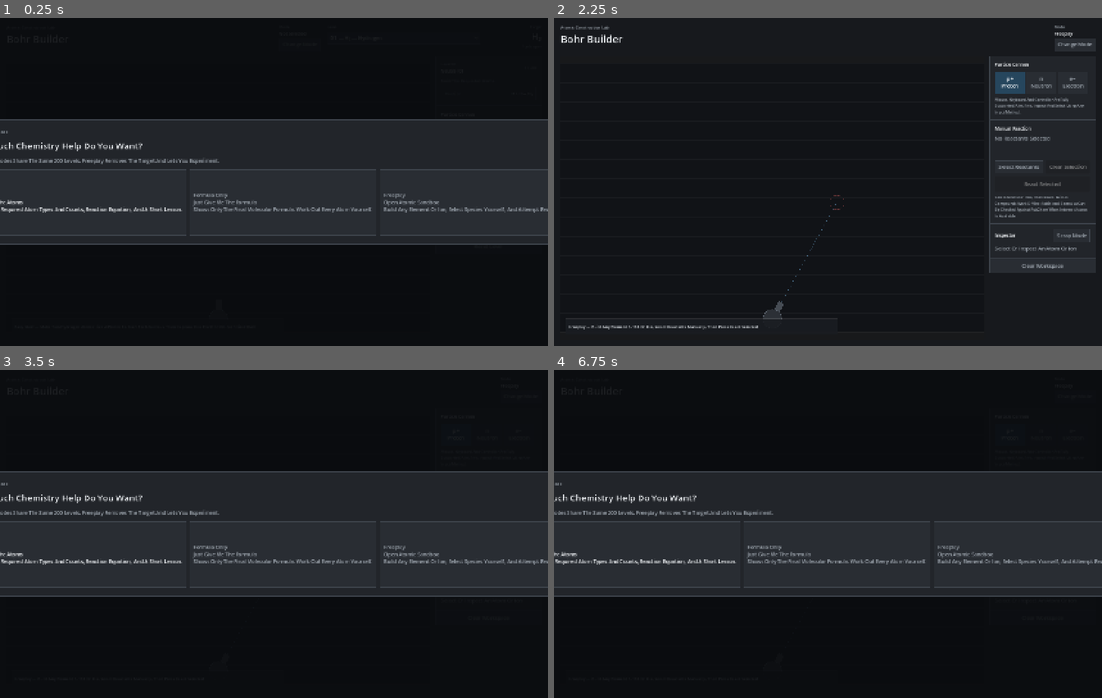
Above: before the commit, frames 1-4 (two rows, left to right).
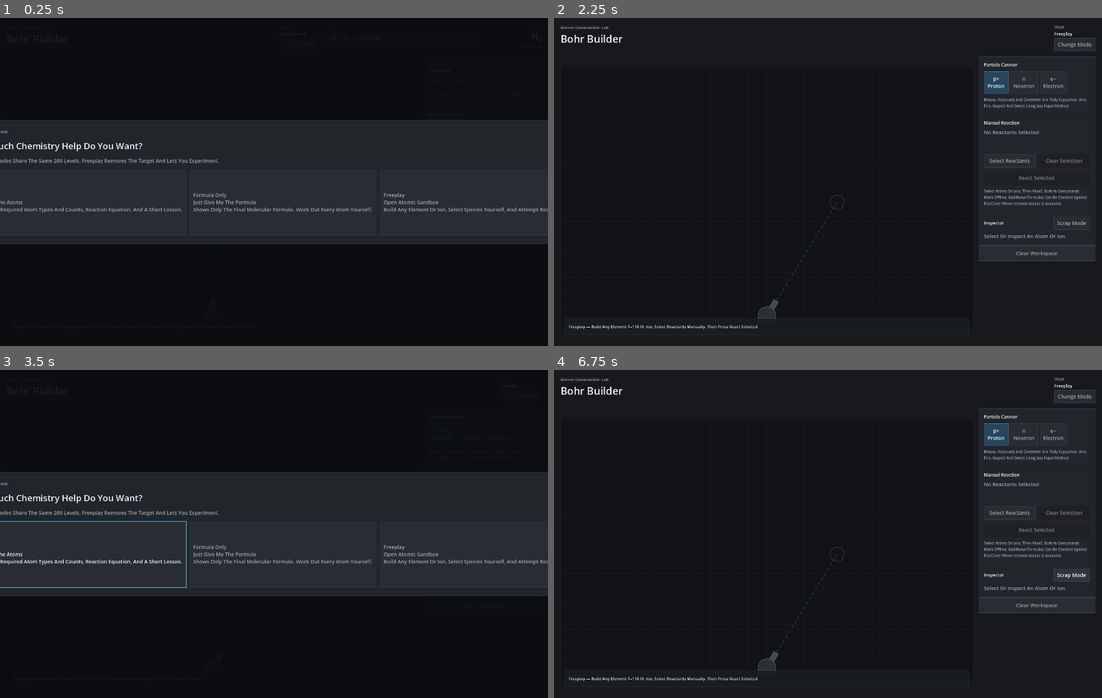
Above: after the commit, the same moments.

Repository: CambellJSmith/Bohr-Builder
Game: Godot game, scene res://godot/bohr_builder_native.tscn
The game is run twice, just before and just after one commit, with the same random seed, the same clock (stepped at 60 frames per second) and the same inputs.
Inputs:
- Up to frame 1 (0.25 s): no input
- Up to frame 2 (2.25 s): click "Guided Show Me The Atoms Show…" at 0.5 s; click "Formula Only Just Give Me The…" at 1.25 s; click "Freeplay Open Atomic Sandbox …" at 2 s
- Up to frame 3 (3.5 s): click "Change Mode" at 2.75 s
- Up to frame 4 (6.75 s): click "p+ Proton" at 3.5 s; click "n Neutron" at 4.25 s; click "e− Electron" at 5 s; click "Select Reactants" at 5.75 s; click "Scrap Mode" at 6.5 s

The runs differ from the first frame. In frame 1, 2.6% of the frame differs, in the area x 0-100%, y 30-70%; in frame 2, 3.2%; in frame 3, 2.7%; in frame 4, 23%, in the area x 0-100%, y 2-97%.

Commit message:
Make native Godot UI responsive
* Add responsive native layout manager

* Use responsive window-space layout

Diff:
--- /dev/null
+++ b/godot/ui/responsive_layout.gd
@@ -0,0 +1,178 @@
+class_name BohrResponsiveLayout # Adapts the native interface to the real window size without changing simulation coordinates.
+extends Node # Runs independently from gameplay systems and does not use signals.
+
+const COMPACT_WIDTH: float = 1180.0 # Starts reducing fixed UI widths before the original desktop layout becomes cramped.
+const NARROW_WIDTH: float = 760.0 # Switches the workspace and sidebar into a vertical stack on genuinely narrow windows.
+const TINY_WIDTH: float = 620.0 # Applies the tightest spacing and header simplification for very narrow windows.
+const MIN_WORKSPACE_WIDTH: float = 260.0 # Keeps the interactive world large enough to remain usable.
+const MIN_WORKSPACE_HEIGHT: float = 240.0 # Keeps the interactive world large enough vertically on short windows.
+
+var _root: Control = null # References the active Bohr Builder root once its scene is ready.
+var _app_margin: MarginContainer = null # Controls responsive outer padding.
+var _app_shell: VBoxContainer = null # Controls vertical spacing between the header and workspace.
+var _top_bar: HBoxContainer = null # Holds title and campaign header content.
+var _title_block: VBoxContainer = null # Holds the application title and eyebrow.
+var _level_header: HBoxContainer = null # Holds mode, level, and target readouts.
+var _mode_readout: VBoxContainer = null # Holds current mode controls.
+var _campaign_picker: VBoxContainer = null # Holds the level selector.
+var _level_select: OptionButton = null # Selects the current campaign level.
+var _target_readout: VBoxContainer = null # Holds target formula and name.
+var _target_name: Label = null # Displays the guided target name.
+var _canvas_panel: Panel = null # Contains the native simulation workspace.
+var _status_banner: PanelContainer = null # Displays status text over the workspace.
+var _sidebar: VBoxContainer = null # Holds campaign, particle, inspector, and action panels.
+var _input_hint: Label = null # Holds the verbose multi-input help text.
+var _particle_buttons: Array[Button] = [] # Stores the three particle-selection controls.
+var _mode_panel: PanelContainer = null # Holds the opening mode chooser.
+var _mode_buttons: Array[Button] = [] # Stores all three mode-choice controls.
+var _workspace_box: BoxContainer = null # Replaces the fixed horizontal workspace row with a switchable box container.
+var _mode_box: BoxContainer = null # Replaces the fixed horizontal mode row with a responsive box container.
+var _sidebar_scroll: ScrollContainer = null # Adds vertical scrolling when sidebar content exceeds the available height.
+var _last_size: Vector2 = Vector2(-1.0, -1.0) # Avoids recalculating layout every frame when the window is unchanged.
+
+func _ready() -> void: # Enables lightweight polling because the project intentionally avoids signal-based architecture.
+	set_process(true) # Watches for the game scene and real window-size changes.
+
+func _process(_delta: float) -> void: # Binds the current scene and reapplies responsive rules only when necessary.
+	var scene: Node = get_tree().current_scene # Resolves the currently running main scene.
+	if scene == null or not scene.is_node_ready(): # Waits until all controller @onready references have resolved.
+		return # Avoids restructuring the scene before gameplay initialization is complete.
+	if _root == null or not is_instance_valid(_root) or _root != scene: # Detects first bind or a scene replacement.
+		if scene.name != "Bohr Builder" or not scene is Control: # Ignores unrelated scenes.
+			_root = null # Clears any stale root reference.
+			return # Leaves non-game scenes untouched.
+		_bind_scene(scene as Control) # Captures controls and installs responsive wrapper containers.
+	if _root.size != _last_size: # Recalculates only after an actual logical window-size change.
+		_last_size = _root.size # Remembers the new available UI size.
+		_apply_layout() # Applies responsive sizes, spacing, orientation, and visibility.
+
+func _bind_scene(scene_root: Control) -> void: # Captures the native interface after its controller has finished normal initialization.
+	_root = scene_root # Retains the active game root.
+	_app_margin = _root.get_node("AppMargin") as MarginContainer # Captures outer padding.
+	_app_shell = _root.get_node("AppMargin/AppShell") as VBoxContainer # Captures main vertical layout.
+	_top_bar = _root.get_node("AppMargin/AppShell/TopBar") as HBoxContainer # Captures the original desktop top bar.
+	_title_block = _root.get_node("AppMargin/AppShell/TopBar/TitleBlock") as VBoxContainer # Captures application title content.
+	_level_header = _root.get_node("AppMargin/AppShell/TopBar/LevelHeader") as HBoxContainer # Captures current campaign header.
+	_mode_readout = _root.get_node("AppMargin/AppShell/TopBar/LevelHeader/ModeReadout") as VBoxContainer # Captures mode controls.
+	_campaign_picker = _root.get_node("AppMargin/AppShell/TopBar/LevelHeader/CampaignPicker") as VBoxContainer # Captures campaign selector container.
+	_level_select = _root.get_node("AppMargin/AppShell/TopBar/LevelHeader/CampaignPicker/LevelSelect") as OptionButton # Captures campaign selector itself.
+	_target_readout = _root.get_node("AppMargin/AppShell/TopBar/LevelHeader/TargetReadout") as VBoxContainer # Captures target summary.
+	_target_name = _root.get_node("AppMargin/AppShell/TopBar/LevelHeader/TargetReadout/TargetName") as Label # Captures optional guided target name.
+	var original_workspace_layout: HBoxContainer = _root.get_node("AppMargin/AppShell/WorkspaceLayout") as HBoxContainer # Captures the fixed desktop workspace row before replacing it.
+	_canvas_panel = original_workspace_layout.get_node("CanvasPanel") as Panel # Captures the simulation panel before restructuring.
+	_sidebar = original_workspace_layout.get_node("Sidebar") as VBoxContainer # Captures sidebar before restructuring.
+	_status_banner = _canvas_panel.get_node("StatusBanner") as PanelContainer # Captures the overlaid status banner.
+	_input_hint = _sidebar.get_node("ParticleGroup/Margin/Content/InputHint") as Label # Captures the verbose input help text.
+	_particle_buttons = [ # Stores particle buttons so their minimum widths can collapse with the sidebar.
+		_sidebar.get_node("ParticleGroup/Margin/Content/ParticleGrid/ProtonButton") as Button, # Captures proton control.
+		_sidebar.get_node("ParticleGroup/Margin/Content/ParticleGrid/NeutronButton") as Button, # Captures neutron control.
+		_sidebar.get_node("ParticleGroup/Margin/Content/ParticleGrid/ElectronButton") as Button, # Captures electron control.
+	] # Completes particle-button cache.
+	_mode_panel = _root.get_node("ModeOverlay/Center/ModePanel") as PanelContainer # Captures opening mode panel.
+	var original_mode_grid: HBoxContainer = _root.get_node("ModeOverlay/Center/ModePanel/ModeMargin/ModeContent/ModeGrid") as HBoxContainer # Captures fixed mode button row.
+	_mode_buttons = [ # Stores mode controls before their parent is replaced.
+		original_mode_grid.get_node("GuidedModeButton") as Button, # Captures guided mode.
+		original_mode_grid.get_node("FormulaModeButton") as Button, # Captures formula-only mode.
+		original_mode_grid.get_node("FreeplayModeButton") as Button, # Captures freeplay mode.
+	] # Completes mode-button cache.
+	_workspace_box = _replace_box_container(original_workspace_layout, "Responsive Workspace Layout") # Installs a box whose orientation can change at runtime.
+	_mode_box = _replace_box_container(original_mode_grid, "Responsive Mode Grid") # Installs a switchable mode-choice box.
+	_install_sidebar_scroll() # Makes all sidebar controls reachable on short windows and via controller focus.
+	_last_size = Vector2(-1.0, -1.0) # Forces one complete layout pass after restructuring.
+
+func _replace_box_container(original: BoxContainer, replacement_name: String) -> BoxContainer: # Replaces fixed HBox/VBox subclasses with a runtime-switchable BoxContainer.
+	var parent_node: Node = original.get_parent() # Retains the original container parent.
+	var child_index: int = original.get_index() # Retains original ordering within the parent container.
+	var replacement: BoxContainer = BoxContainer.new() # Creates a native box whose vertical property can be changed at runtime.
+	replacement.name = replacement_name # Gives the runtime node a readable scene-tree name.
+	replacement.size_flags_horizontal = original.size_flags_horizontal # Preserves horizontal sizing behavior.
+	replacement.size_flags_vertical = original.size_flags_vertical # Preserves vertical sizing behavior.
+	replacement.size_flags_stretch_ratio = original.size_flags_stretch_ratio # Preserves proportional expansion.
+	replacement.alignment = original.alignment # Preserves original child alignment.
+	replacement.add_theme_constant_override("separation", original.get_theme_constant("separation")) # Preserves existing spacing until responsive rules override it.
+	parent_node.add_child(replacement) # Adds replacement before moving existing child controls.
+	parent_node.move_child(replacement, child_index) # Places replacement exactly where the original container lived.
+	var children: Array[Node] = original.get_children() # Snapshots children because they will be moved during iteration.
+	for child: Node in children: # Reparents every existing UI control without recreating it.
+		original.remove_child(child) # Detaches the control from the obsolete fixed-orientation container.
+		replacement.add_child(child) # Attaches the same control to the responsive container.
+	original.queue_free() # Removes the now-empty original container after the current frame.
+	return replacement # Returns the responsive replacement for later orientation changes.
+
+func _install_sidebar_scroll() -> void: # Wraps the existing sidebar in a native ScrollContainer without changing controller references.
+	var parent_box: BoxContainer = _sidebar.get_parent() as BoxContainer # Resolves the new responsive workspace container.
+	var child_index: int = _sidebar.get_index() # Retains the sidebar's position after the workspace panel.
+	parent_box.remove_child(_sidebar) # Temporarily detaches the existing sidebar control.
+	_sidebar_scroll = ScrollContainer.new() # Creates native vertical scrolling for constrained heights.
+	_sidebar_scroll.name = "Sidebar Scroll" # Gives the runtime node a readable scene-tree name.
+	_sidebar_scroll.horizontal_scroll_mode = ScrollContainer.SCROLL_MODE_DISABLED # Prevents unwanted sideways scrolling.
+	_sidebar_scroll.vertical_scroll_mode = ScrollContainer.SCROLL_MODE_AUTO # Shows vertical scrolling only when content actually overflows.
+	_sidebar_scroll.follow_focus = true # Keeps keyboard/controller-focused controls visible automatically.
+	_sidebar_scroll.size_flags_vertical = Control.SIZE_EXPAND_FILL # Uses the full workspace height on desktop layouts.
+	parent_box.add_child(_sidebar_scroll) # Adds the scrolling viewport to the workspace layout.
+	parent_box.move_child(_sidebar_scroll, child_index) # Restores the sidebar's original ordering.
+	_sidebar_scroll.add_child(_sidebar) # Places all existing sidebar panels inside the scrolling viewport.
+	_sidebar.size_flags_horizontal = Control.SIZE_EXPAND_FILL # Makes sidebar sections match the scroll viewport width.
+	_sidebar.size_flags_vertical = Control.SIZE_SHRINK_BEGIN # Keeps sidebar content at its natural height so overflow becomes scrollable.
+
+func _apply_layout() -> void: # Applies responsive rules for the currently available native window dimensions.
+	if _root == null or _workspace_box == null or _sidebar_scroll == null: # Guards against incomplete scene binding.
+		return # Leaves layout unchanged until all responsive components exist.
+	var viewport_size: Vector2 = _root.size # Reads actual logical window dimensions because stretch mode is disabled.
+	var compact: bool = viewport_size.x < COMPACT_WIDTH # Detects reduced-width desktop or split-screen windows.
+	var narrow: bool = viewport_size.x < NARROW_WIDTH # Detects windows that need a vertical workspace/sidebar stack.
+	var tiny: bool = viewport_size.x < TINY_WIDTH # Detects the tightest header presentation.
+	var outer_margin: int = 8 if narrow else 12 if compact else 18 # Reduces dead space as available width decreases.
+	_app_margin.add_theme_constant_override("margin_left", outer_margin) # Applies responsive left padding.
+	_app_margin.add_theme_constant_override("margin_top", outer_margin) # Applies responsive top padding.
+	_app_margin.add_theme_constant_override("margin_right", outer_margin) # Applies responsive right padding.
+	_app_margin.add_theme_constant_override("margin_bottom", outer_margin) # Applies responsive bottom padding.
+	_app_shell.add_theme_constant_override("separation", 8 if compact else 14) # Tightens vertical spacing on smaller windows.
+	_top_bar.add_theme_constant_override("separation", 10 if compact else 20) # Tightens header spacing before controls begin wrapping visually.
+	_level_header.add_theme_constant_override("separation", 8 if compact else 18) # Reduces gaps between mode, level, and target controls.
+	_title_block.visible = not tiny # Preserves maximum space for functional controls on very narrow windows.
+	var header_available: float = maxf(360.0, viewport_size.x - float(outer_margin * 2)) # Computes usable header width.
+	var picker_width: float = clampf(header_available * 0.22, 150.0, 230.0) # Scales campaign selector with available width.
+	var target_width: float = clampf(header_available * 0.14, 96.0, 150.0) # Scales target readout with available width.
+	var mode_width: float = clampf(header_available * 0.11, 88.0, 110.0) # Scales mode block with available width.
+	_mode_readout.custom_minimum_size = Vector2(mode_width, 0.0) # Removes the previous fixed desktop width.
+	_campaign_picker.custom_minimum_size = Vector2(picker_width, 0.0) # Lets campaign controls shrink naturally.
+	_level_select.custom_minimum_size = Vector2(picker_width, 34.0 if compact else 36.0) # Keeps level selector usable while shrinking horizontally.
+	_target_readout.custom_minimum_size = Vector2(target_width, 0.0) # Lets target summary participate in responsive sizing.
+	_target_name.visible = not tiny # Hides only the redundant written target name at extremely narrow widths while formula remains visible.
+	_workspace_box.vertical = narrow # Stacks world above sidebar on narrow windows and keeps desktop side-by-side otherwise.
+	_workspace_box.add_theme_constant_override("separation", 8 if compact else 14) # Scales workspace/sidebar gap with window size.
+	_canvas_panel.custom_minimum_size = Vector2(MIN_WORKSPACE_WIDTH, MIN_WORKSPACE_HEIGHT) # Removes the previous forced 800×600 desktop minimum.
+	_canvas_panel.size_flags_horizontal = Control.SIZE_EXPAND_FILL # Gives remaining horizontal room to the simulation.
+	_canvas_panel.size_flags_vertical = Control.SIZE_EXPAND_FILL # Gives remaining vertical room to the simulation.
+	_canvas_panel.size_flags_stretch_ratio = 1.65 if narrow else 1.0 # Favors the world over sidebar when stacked vertically.
+	if narrow: # Configures the sidebar as a full-width lower pane.
+		_sidebar_scroll.custom_minimum_size = Vector2(0.0, 180.0) # Reserves a useful scrollable control area without dominating the workspace.
+		_sidebar_scroll.size_flags_horizontal = Control.SIZE_EXPAND_FILL # Matches the full available window width.
+		_sidebar_scroll.size_flags_vertical = Control.SIZE_EXPAND_FILL # Shares remaining vertical space with the world.
+		_sidebar_scroll.size_flags_stretch_ratio = 1.0 # Gives sidebar a smaller share than the workspace.
+		_sidebar.custom_minimum_size = Vector2(0.0, 0.0) # Allows sidebar sections to match any narrow viewport width.
+	else: # Configures the sidebar as a responsive desktop column.
+		var sidebar_width: float = clampf(viewport_size.x * 0.22, 220.0, 320.0) # Scales sidebar width instead of locking it at 290 pixels.
+		_sidebar_scroll.custom_minimum_size = Vector2(sidebar_width, 0.0) # Gives the column a predictable responsive width.
+		_sidebar_scroll.size_flags_horizontal = Control.SIZE_SHRINK_END # Leaves remaining width to the simulation panel.
+		_sidebar_scroll.size_flags_vertical = Control.SIZE_EXPAND_FILL # Matches workspace height and scrolls internally when needed.
+		_sidebar_scroll.size_flags_stretch_ratio = 1.0 # Restores neutral expansion weighting.
+		_sidebar.custom_minimum_size = Vector2(sidebar_width, 0.0) # Keeps inner panel widths synchronized with the scroll viewport.
+	for particle_button: Button in _particle_buttons: # Removes fixed eighty-two-pixel button widths that could overflow a narrow sidebar.
+		particle_button.custom_minimum_size = Vector2(0.0, 54.0 if compact else 60.0) # Lets the GridContainer divide available width evenly.
+	_input_hint.visible = viewport_size.y >= 620.0 or narrow # Hides verbose help only when a short desktop-height window needs the vertical room.
+	_status_banner.anchor_left = 0.0 # Anchors status banner to the workspace's left edge.
+	_status_banner.anchor_right = 1.0 # Anchors status banner to the workspace's right edge.
+	_status_banner.anchor_top = 1.0 # Anchors status banner vertically to the bottom edge.
+	_status_banner.anchor_bottom = 1.0 # Keeps status banner bottom-relative during resizing.
+	_status_banner.offset_left = 12.0 # Preserves the original inner left inset.
+	_status_banner.offset_right = -12.0 # Replaces the old fixed 760-pixel right edge with a true responsive inset.
+	_status_banner.offset_top = -58.0 # Preserves original status height.
+	_status_banner.offset_bottom = -12.0 # Preserves original bottom inset.
+	var mode_width_limit: float = maxf(300.0, viewport_size.x - float(outer_margin * 2 + 24)) # Keeps the modal inside the actual window width.
+	_mode_panel.custom_minimum_size = Vector2(minf(760.0, mode_width_limit), 0.0) # Removes the mode chooser's hard 760-pixel minimum on small displays.
+	_mode_box.vertical = viewport_size.x < 700.0 # Stacks mode cards vertically when three readable columns no longer fit.
+	_mode_box.add_theme_constant_override("separation", 8 if compact else 10) # Maintains consistent spacing in either orientation.
+	for mode_button: Button in _mode_buttons: # Resizes all mode cards consistently.
+		mode_button.custom_minimum_size = Vector2(0.0, 112.0 if _mode_box.vertical else 180.0) # Uses compact rows on narrow screens and original cards on desktop.
--- a/project.godot
+++ b/project.godot
@@ -9,13 +9,21 @@
 run/main_scene="res://godot/bohr_builder_native.tscn"
 config/features=PackedStringArray("4.7", "GL Compatibility")
 
+[autoload]
+
+ResponsiveLayout="*res://godot/ui/responsive_layout.gd"
+
+[debug]
+
+gdscript/warnings/shadowed_variable_base_class=0
+
 [display]
 
 window/size/viewport_width=1500
 window/size/viewport_height=900
 window/size/window_width_override=1500
 window/size/window_height_override=900
-window/stretch/mode="canvas_items"
+window/stretch/mode="disabled"
 
 [input]
 
